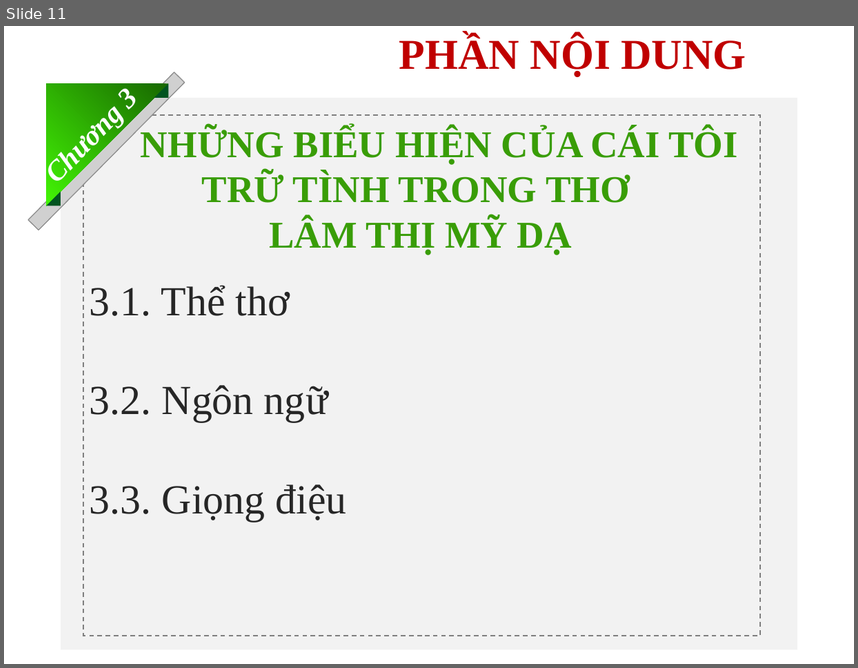
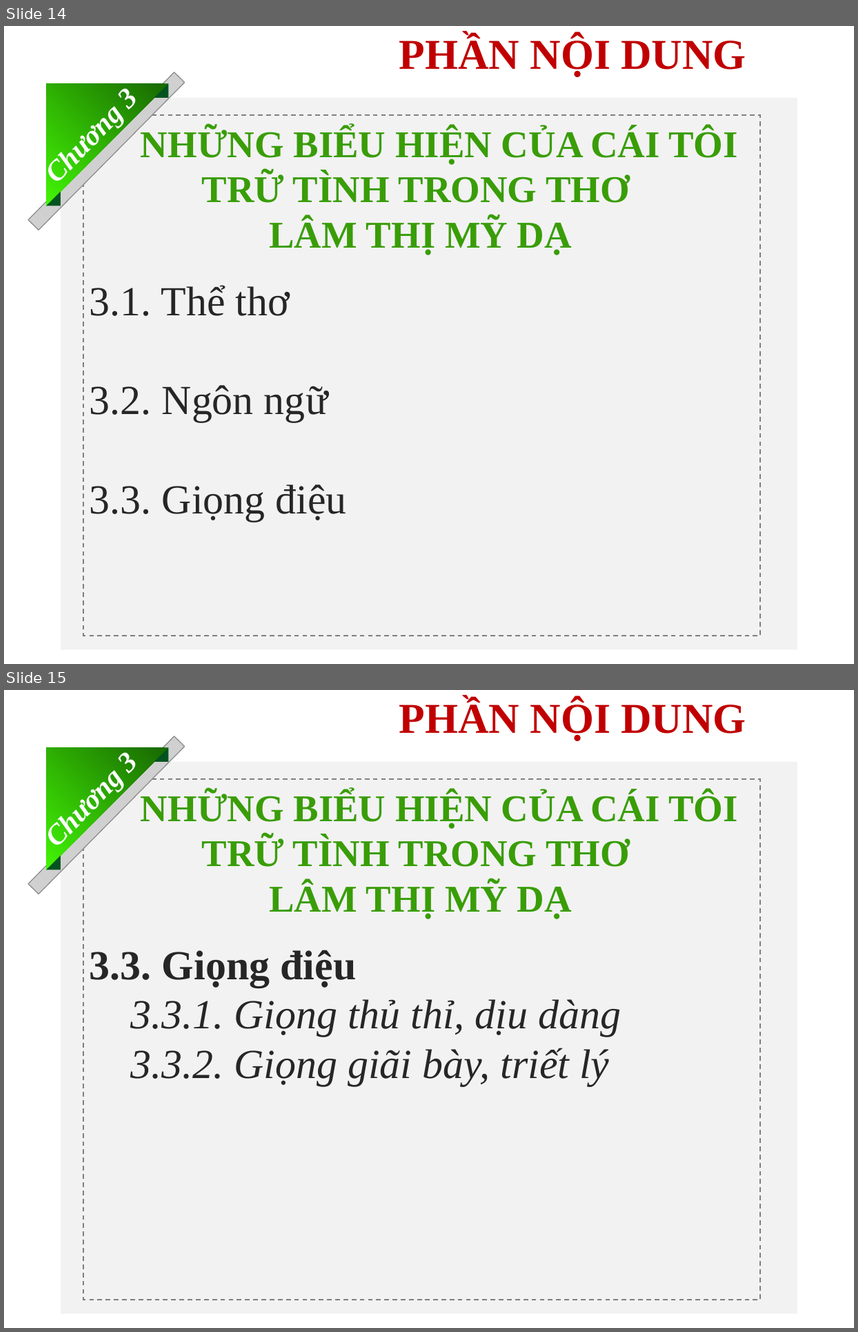
Before and after one commit to thanhhuong89/THANHHUONG_GIT, a slide deck: THANHHUONG/CAO HOC K33/DECUONGSOLUOC - THAY NAM_Slide.ppt. Shown one above the other, each under a label of ours: slide 11 before the commit, slides 14 and 15 after it. The pictures are 858x668 and 858x1332 pixels, drawn with LibreOffice and Linux fonts; fonts in the diff are those of the drawing; grey boxes stand for pictures; background and template pictures are left out. Boxes give left, top, right and bottom in pixels: in the first picture for what was removed or moved away, otherwise in the second. Text is boxed around its words. In the diff, an @@ line names an element or a change of style, - is before the commit and + after.

```diff
--- a/THANHHUONG/CAO HOC K33/DECUONGSOLUOC - THAY NAM_Slide.ppt
+++ b/THANHHUONG/CAO HOC K33/DECUONGSOLUOC - THAY NAM_Slide.ppt
@@ slide 15 added at (x1=4, y1=690, x2=854, y2=1328), background picture (left out) @@
@@ title added at (x1=399, y1=700, x2=746, y2=741), 36 pt, text #C00000, bold @@
+PHẦN NỘI DUNG
@@ rectangle added at (x1=61, y1=761, x2=798, y2=1313), fill #F2F2F2 @@
@@ text added at (x1=104, y1=765, x2=135, y2=774), 24 pt, text #FFFFFF, bold, italic @@
+Chương 3
@@ rectangle added at (x1=84, y1=779, x2=760, y2=1299), outline #7F7F7F 0.99 pt dashed @@
@@ text added at (x1=141, y1=791, x2=737, y2=919), 32 pt, text #399D07, bold @@
+NHỮNG BIỂU HIỆN CỦA CÁI TÔI TRỮ TÌNH TRONG THƠ
+LÂM THỊ MỸ DẠ
@@ group added at (x1=28, y1=737, x2=184, y2=894): 3 right triangles, 1 picture @@
@@ text added at (x1=90, y1=949, x2=621, y2=1085), 35 pt, text #262626, italic @@
+3.3. Giọng điệu
+3.3.1. Giọng thủ thỉ, dịu dàng
+3.3.2. Giọng giãi bày, triết lý
@@ what was slide 11 is now slide 14 @@
```
Also in this commit, not shown: 2 slides changed, 4 other slides added, 16 other files.
